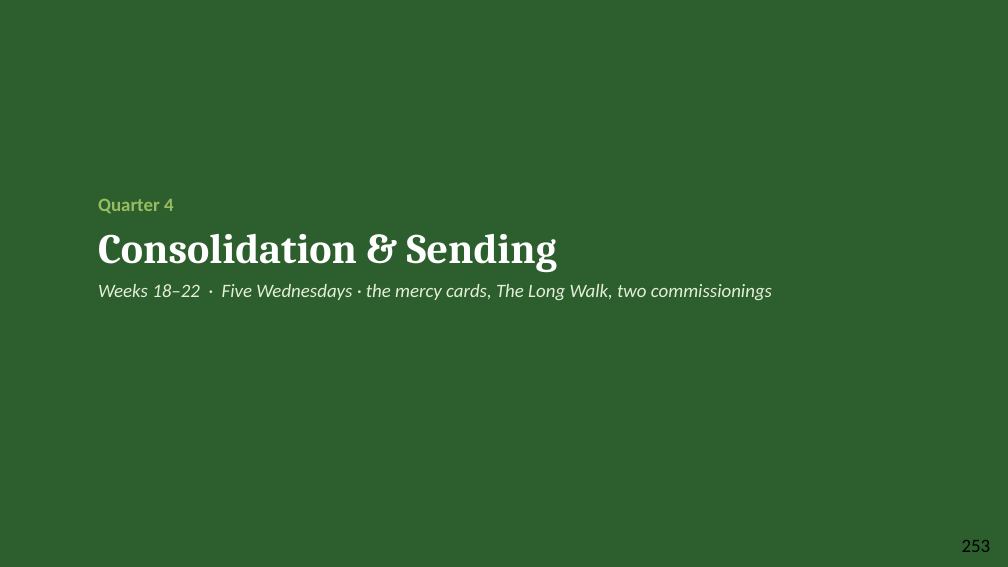
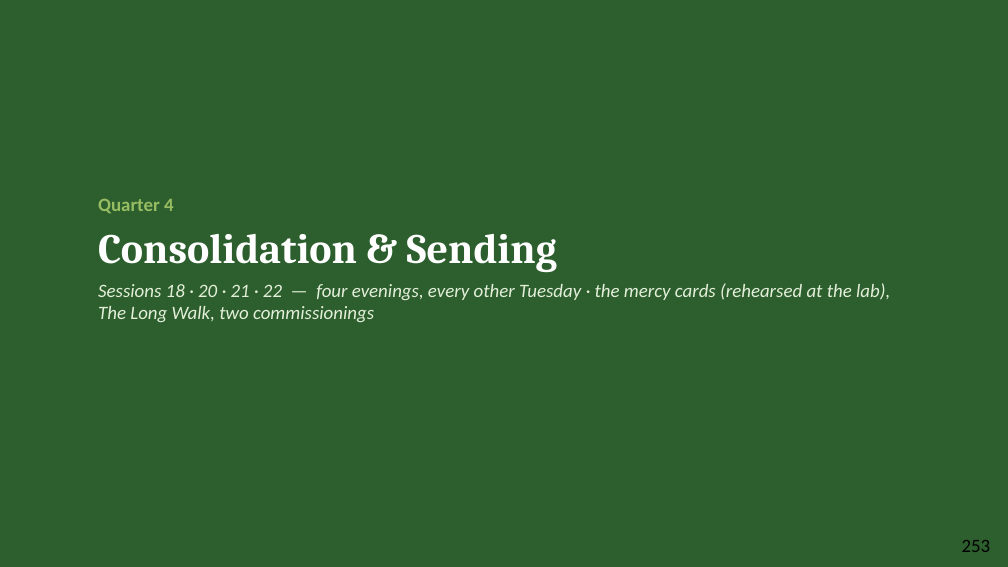
Before and after one commit to jgtittle-ministries/fellowship-of-the-heart-pilot-at-cca-dev, a slide deck: slide 14 of _implementation-notes/evening-series/FotH Evening Session 17 Slides DRAFT v1.pptx. Drawn at 1008x567 pixels with LibreOffice and Linux fonts; fonts in the diff are those of the drawing. Boxes give left, top, right and bottom in pixels: in the first picture for what was removed or moved away, otherwise in the second. Text is boxed around its words. In the diff, an @@ line names an element or a change of style, - is before the commit and + after.

```diff
--- a/_implementation-notes/evening-series/FotH Evening Session 17 Slides DRAFT v1.pptx
+++ b/_implementation-notes/evening-series/FotH Evening Session 17 Slides DRAFT v1.pptx
@@ text at (98,283,890,322): text changed @@
-Weeks 18–22 · Five Wednesdays · the mercy cards, The Long Walk, two commissionings
+Sessions 18 · 20 · 21 · 22 — four evenings, every other Tuesday · the mercy cards (rehearsed at the lab), The Long Walk, two commissionings
```
Also in this commit, not shown: 2 other files.
